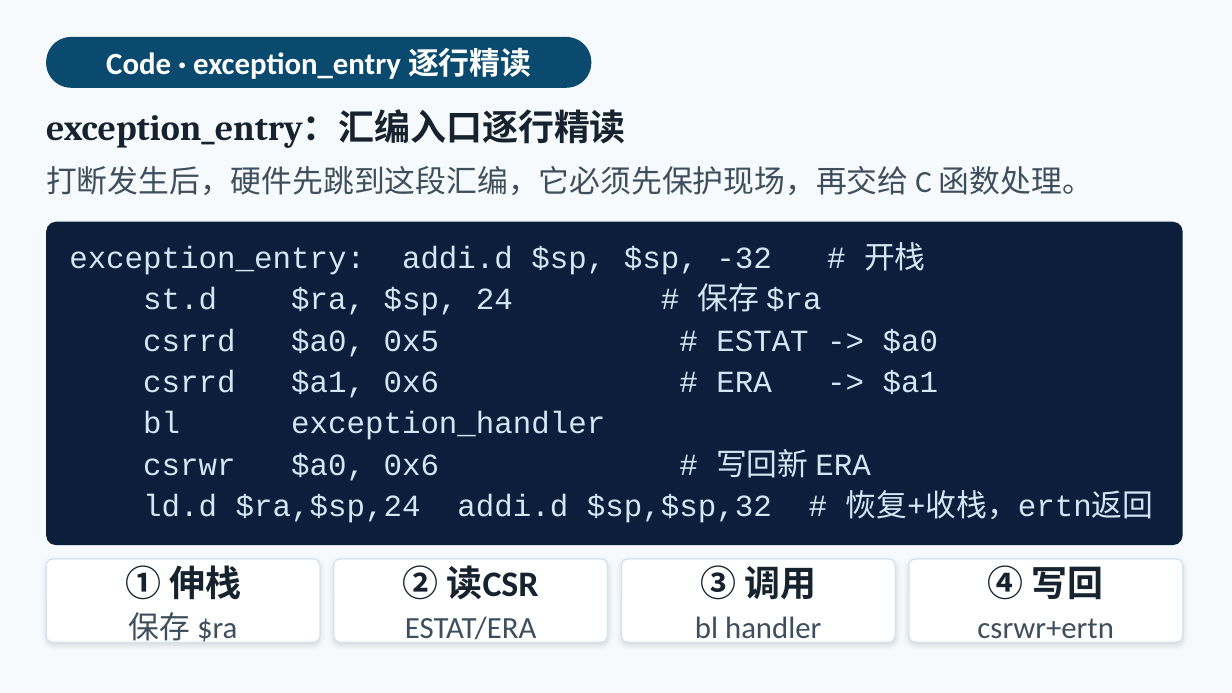
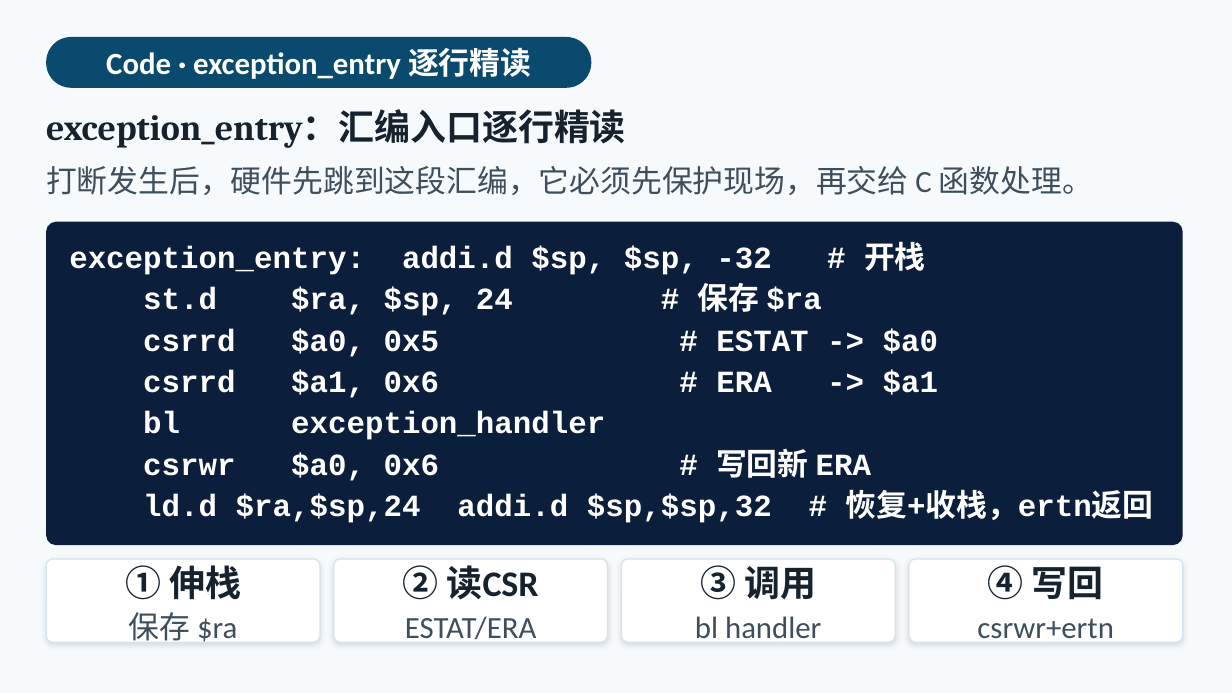
Before and after one commit to cxi218447-byte/miniOS, a slide deck: slide 8 of docs/09/week09_异常与中断_第1-2部分.pptx (slide 10 before the commit). Drawn at 1232x693 pixels with LibreOffice and Linux fonts; fonts in the diff are those of the drawing. Boxes give left, top, right and bottom in pixels: in the first picture for what was removed or moved away, otherwise in the second. Text is boxed around its words. In the diff, an @@ line names an element or a change of style, - is before the commit and + after.

```diff
--- a/docs/09/week09_异常与中断_第1-2部分.pptx
+++ b/docs/09/week09_异常与中断_第1-2部分.pptx
@@ text "exception_entry: addi.d $sp, $sp, -32 ..." at (69, 241, 1154, 523): text colour #CFE8F3 to #FFFFFF, bold on @@
```
Also in this commit, not shown: 1 other slide changed, 2 slides removed, 3 other files.
